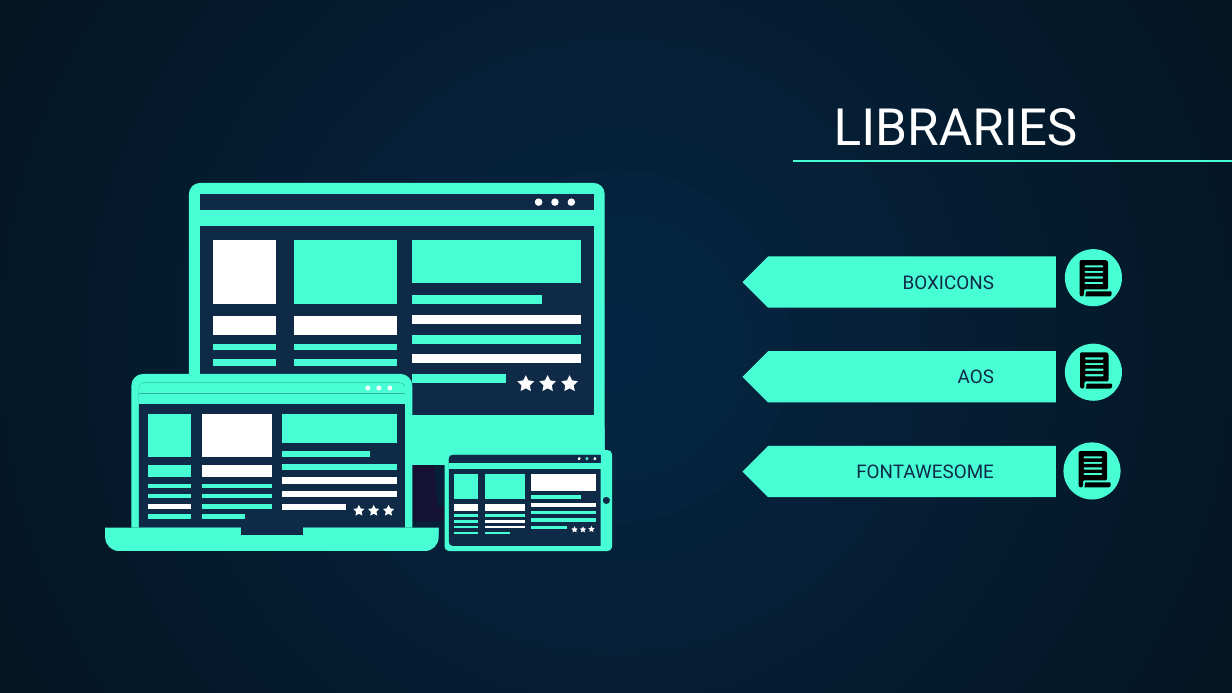
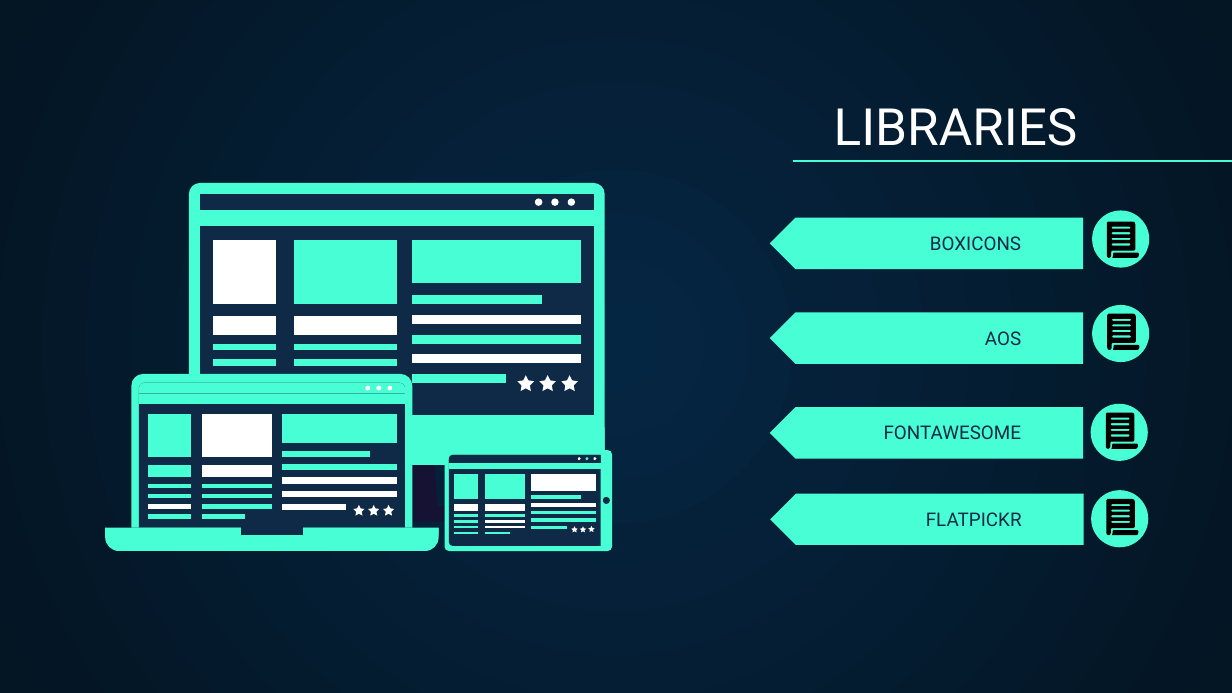
Before and after one commit to Ak1hir0o/mp1-ladera, a slide deck: slide 10 of ppt/mp1-ladera_presentation.pptx. Drawn at 1232x693 pixels with LibreOffice and Linux fonts; fonts in the diff are those of the drawing. Boxes give left, top, right and bottom in pixels: in the first picture for what was removed or moved away, otherwise in the second. Text is boxed around its words. In the diff, an @@ line names an element or a change of style, - is before the commit and + after.

Commit message:
final commit

```diff
--- a/ppt/mp1-ladera_presentation.pptx
+++ b/ppt/mp1-ladera_presentation.pptx
@@ 4 freeform shapes, 3 titles, 3 pentagon arrows, 1 ellipse: place and size @@
-4 freeform shapes, 3 titles, 3 pentagon arrows, 1 ellipse at box(743, 256, 1120, 499)
+4 freeform shapes, 3 titles, 3 pentagon arrows, 1 ellipse at box(770, 218, 1147, 461)
@@ 2 ellipses, 2 freeform shapes: place and size @@
-2 ellipses, 2 freeform shapes at box(1064, 249, 1121, 487)
+2 ellipses, 2 freeform shapes at box(1092, 211, 1148, 448)
@@ pentagon arrow added at box(770, 494, 1083, 546), fill #48FFD5 @@
@@ ellipse added at box(1092, 490, 1148, 547), fill #48FFD5 @@
@@ freeform shape added at box(1106, 499, 1135, 535), fill #000000 @@
@@ text added at box(926, 512, 1022, 526), 11 pt, text #0E2A47 @@
+FLATPICKR
@@ freeform shape added at box(1112, 530, 1138, 535), fill #000000 @@
```
Also in this commit, not shown: 1 other slide changed.
